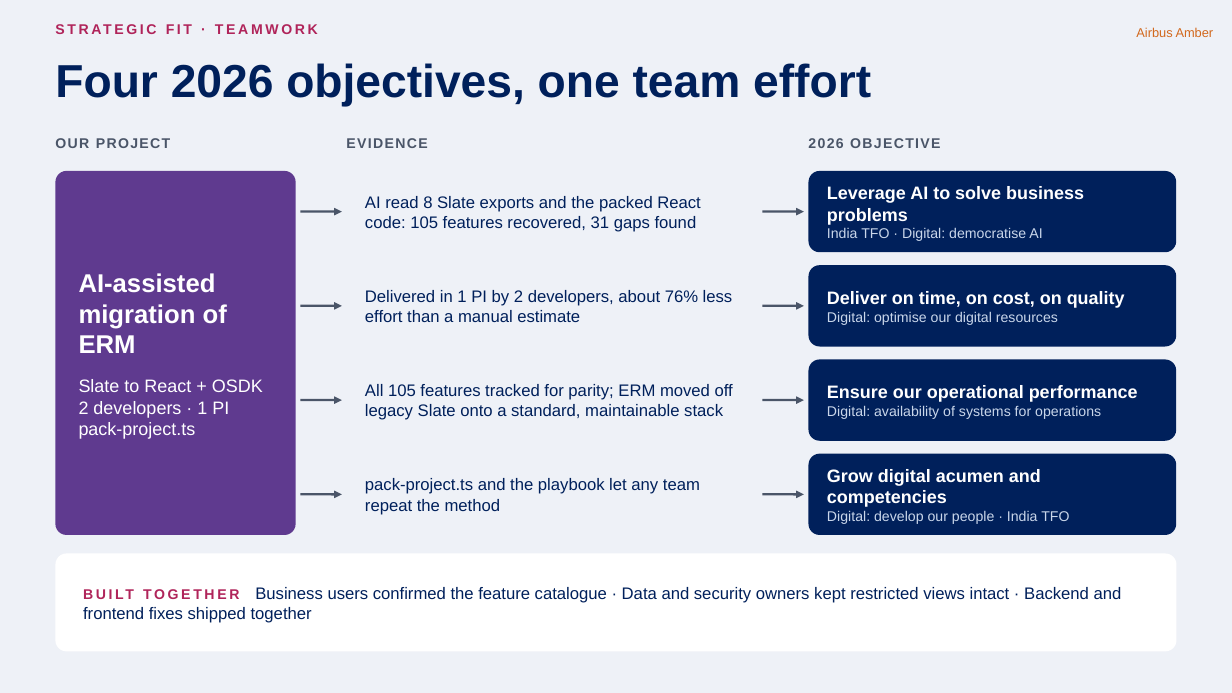
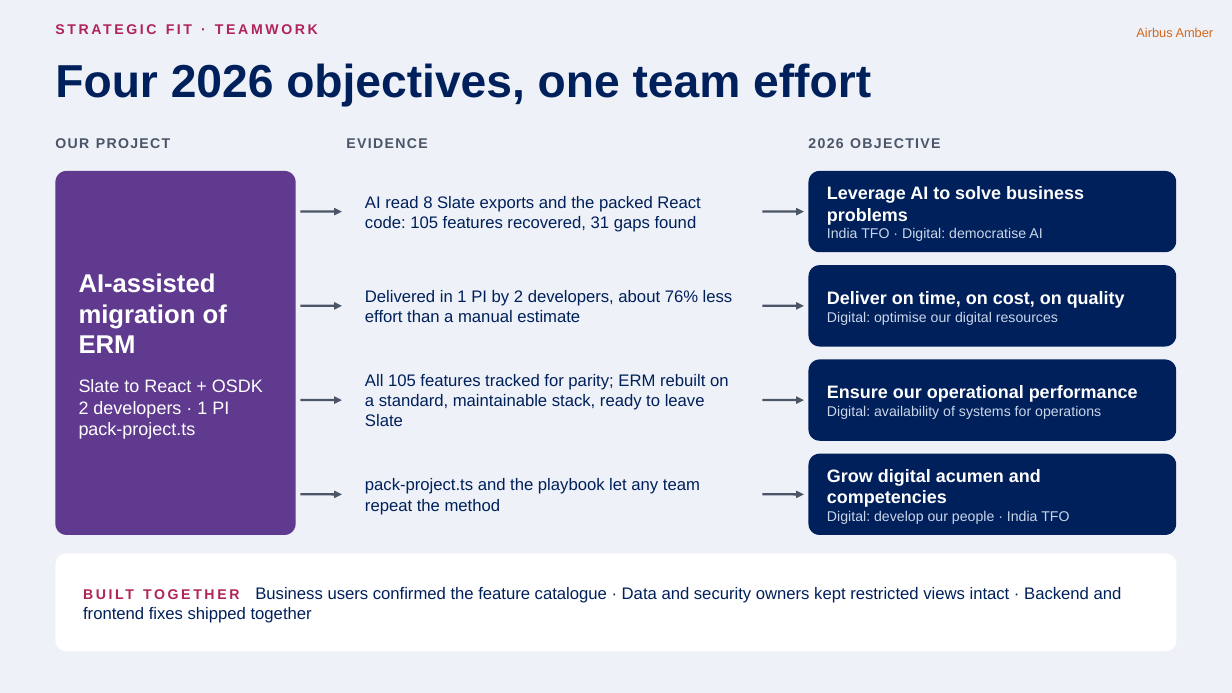
Before and after one commit to nithinram97/archify, a slide deck: slide 6 of erm-migration/docs/ERM-Migration-Jury-Pitch-v2.pptx. Drawn at 1232x693 pixels with LibreOffice and Linux fonts; fonts in the diff are those of the drawing. Boxes give left, top, right and bottom in pixels: in the first picture for what was removed or moved away, otherwise in the second. Text is boxed around its words. In the diff, an @@ line names an element or a change of style, - is before the commit and + after.

```diff
--- a/erm-migration/docs/ERM-Migration-Jury-Pitch-v2.pptx
+++ b/erm-migration/docs/ERM-Migration-Jury-Pitch-v2.pptx
@@ text at [365,374,729,426]: text changed @@
-All 105 features tracked for parity; ERM moved off legacy Slate onto a standard, maintainable stack
+All 105 features tracked for parity; ERM rebuilt on a standard, maintainable stack, ready to leave Slate
```
Also in this commit, not shown: 3 other slides changed, 1 other file.
